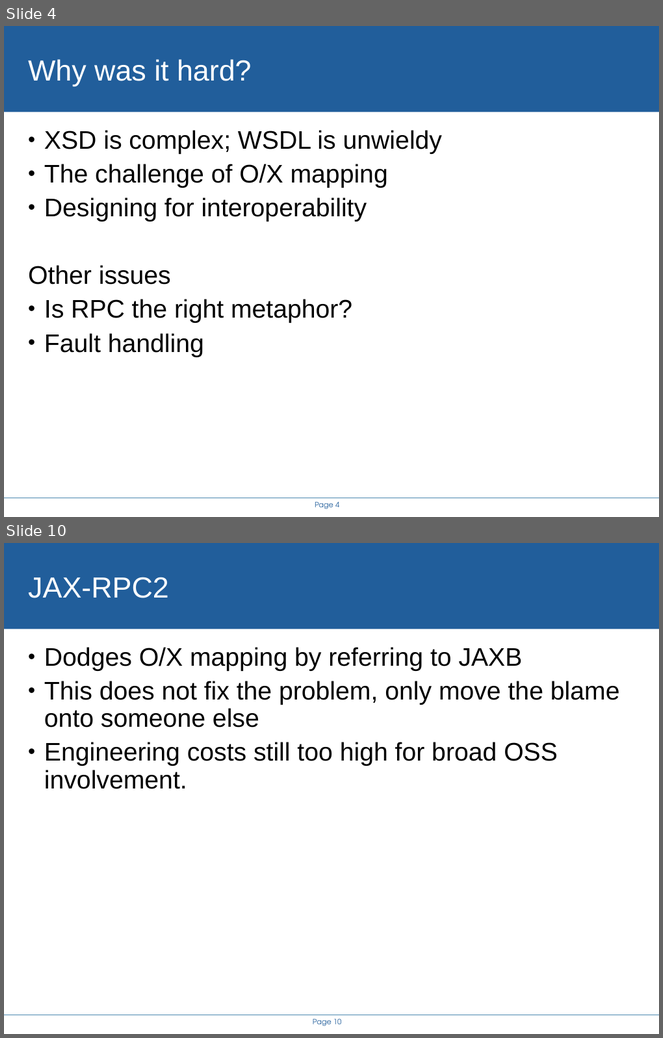
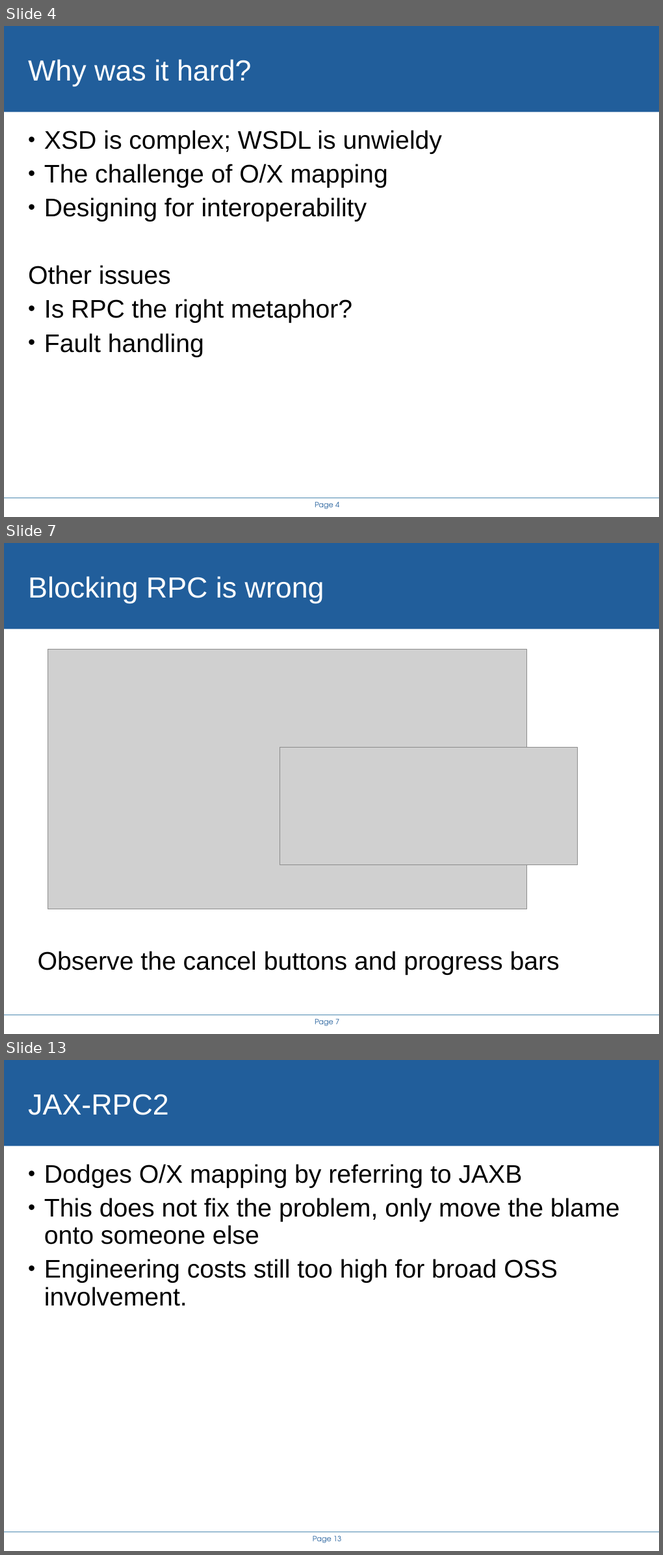
Before and after one commit to steveloughran/smartfrog, a slide deck: projects/alpine/doc/icws2005/rethinking_the_java_SOAP_stack.ppt. Shown one above the other, each under a label of ours: slides 4 and 10 before the commit, slides 4, 7 and 13 after it; the slides between them are not shown. The pictures are 663x1038 and 663x1555 pixels, drawn with LibreOffice and Linux fonts; fonts in the diff are those of the drawing; grey boxes stand for pictures; background and template pictures are left out. Boxes give left, top, right and bottom in pixels: in the first picture for what was removed or moved away, otherwise in the second. Text is boxed around its words. In the diff, an @@ line names an element or a change of style, - is before the commit and + after.

```diff
--- a/projects/alpine/doc/icws2005/rethinking_the_java_SOAP_stack.ppt
+++ b/projects/alpine/doc/icws2005/rethinking_the_java_SOAP_stack.ppt
@@ slide 7 added at (x1=4, y1=543, x2=659, y2=1034), background #FFFFFF; not listed: 3 template elements that a slide beside it also shows @@
@@ title added at (x1=28, y1=576, x2=324, y2=603), 32 pt, text #FFFFFF @@
+Blocking RPC is wrong
@@ picture added at (x1=48, y1=649, x2=527, y2=909) @@
@@ picture added at (x1=280, y1=747, x2=577, y2=865) @@
@@ text added at (x1=38, y1=951, x2=560, y2=975), 28 pt, text #000000 @@
+Observe the cancel buttons and progress bars
@@ what was slide 10 is now slide 13 @@
@@ page number at (x1=313, y1=1536, x2=341, y2=1544): text changed @@
-Page 10
+Page 13
```
Also in this commit, not shown: 9 slides changed, 5 other slides added, 2 slides removed, 14 other files.
